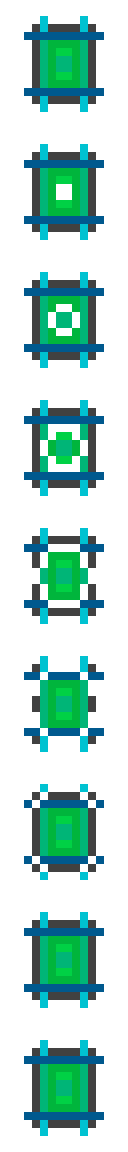
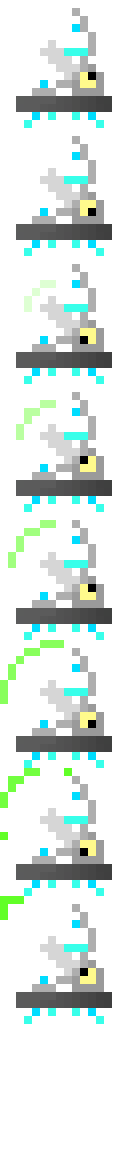
Layers edited between the first and the second 128 x 1152 image:
added group "ticker" with 2 layers above "1 #1" over [0, 8, 112, 1024]
added layer "entity_ticker #1" in group "ticker" over [0, 160, 96, 976]
added layer "entity_ticker" in group "ticker" over [16, 8, 112, 1024]
hid "1 #1" over [0, 16, 112, 1136]
